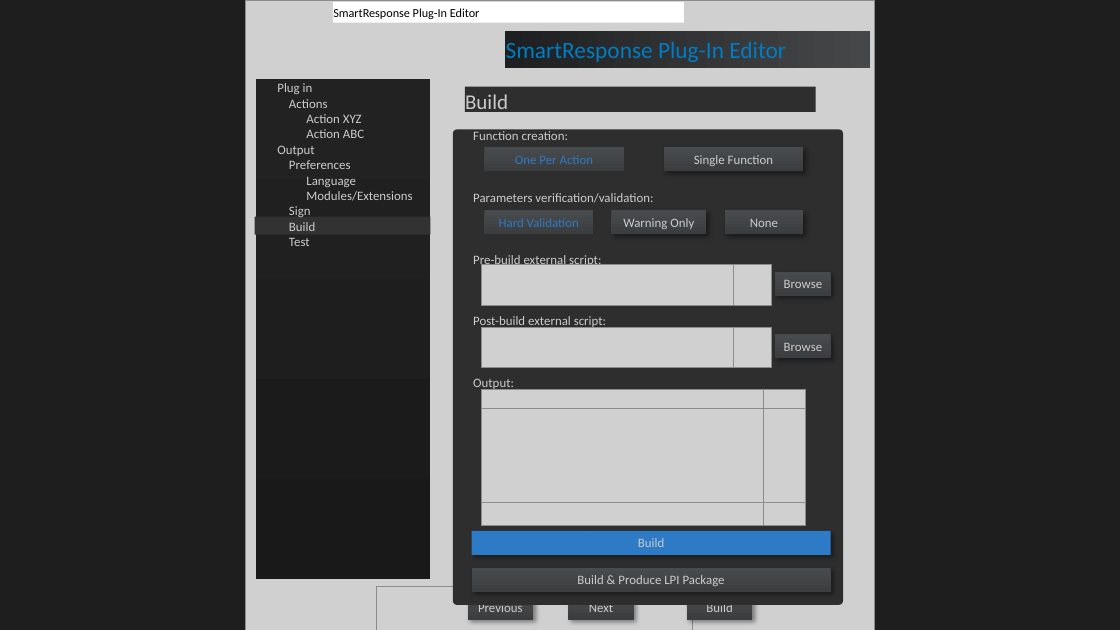
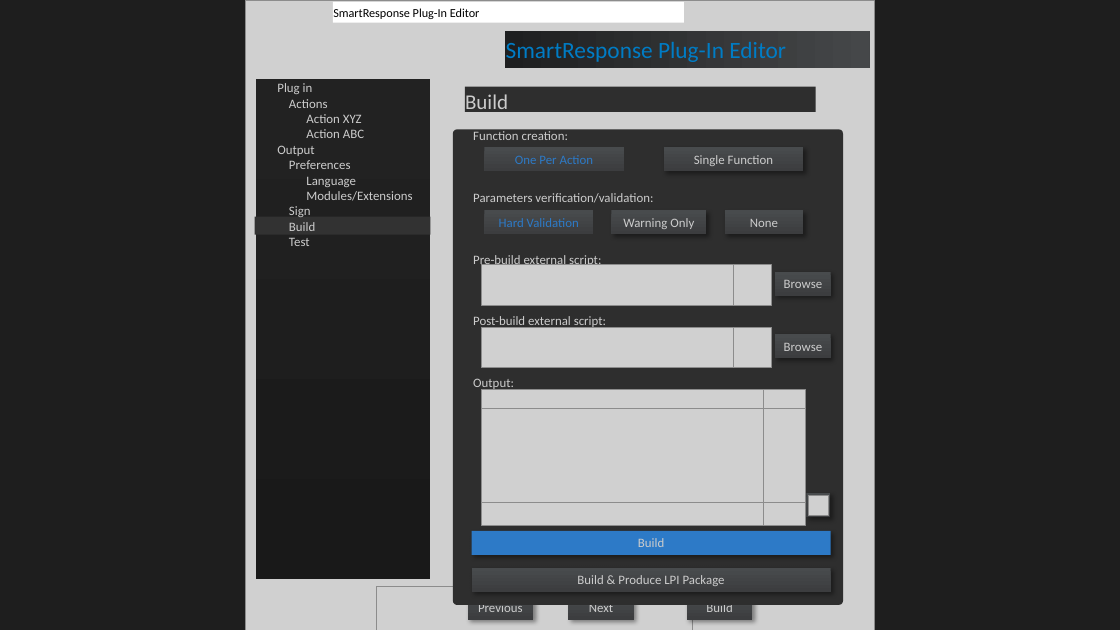
Before and after one commit to logrhythm/SRP-IDE, a slide deck: slide 10 of Design/20190312.SRP IDE - Visual Elements.pptx. Drawn at 1120x630 pixels with LibreOffice and Linux fonts; fonts in the diff are those of the drawing; grey boxes stand for pictures; background and template pictures are left out. Boxes give left, top, right and bottom in pixels: in the first picture for what was removed or moved away, otherwise in the second. Text is boxed around its words. In the diff, an @@ line names an element or a change of style, - is before the commit and + after.

```diff
--- a/Design/20190312.SRP IDE - Visual Elements.pptx
+++ b/Design/20190312.SRP IDE - Visual Elements.pptx
@@ rectangle added at (x1=807, y1=493, x2=831, y2=518), fill gradient #484B4D to #3C3D3F @@
@@ picture added at (x1=809, y1=496, x2=829, y2=516) @@
```
Also in this commit, not shown: 1 other slide changed, 16 other files.
